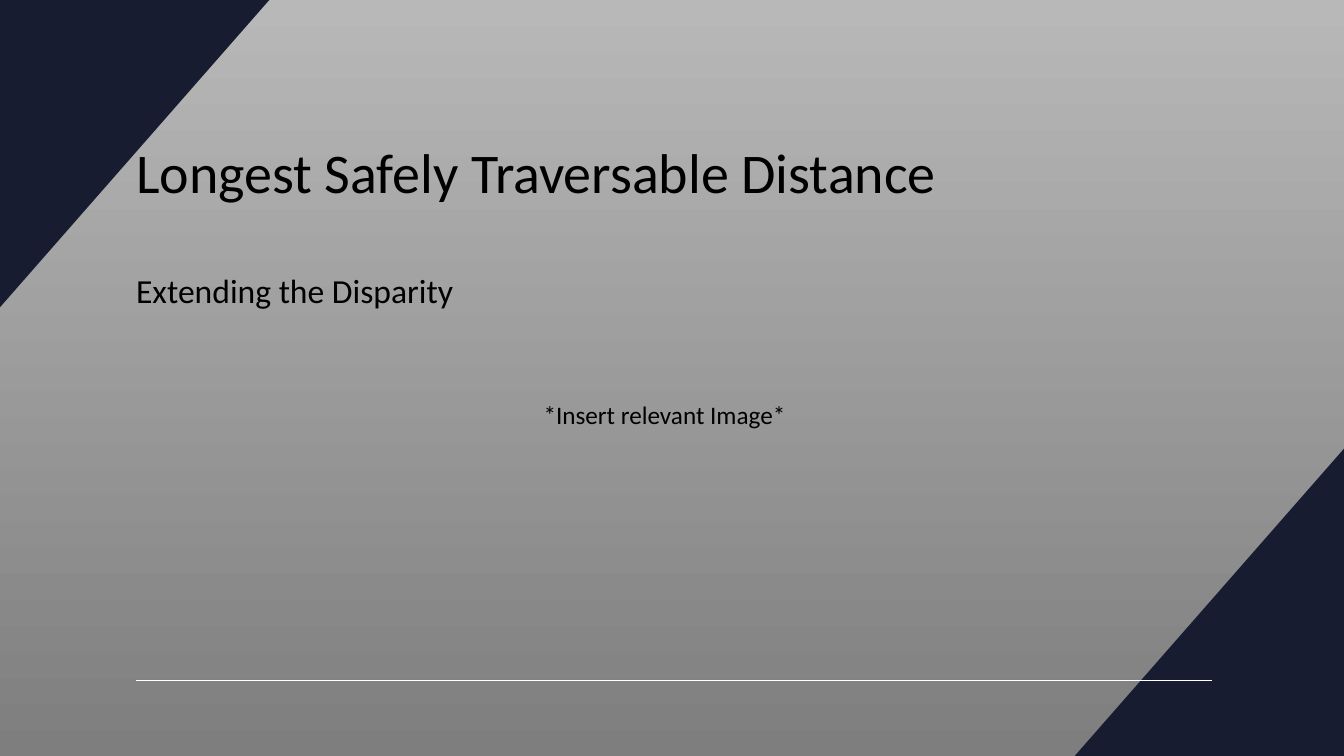
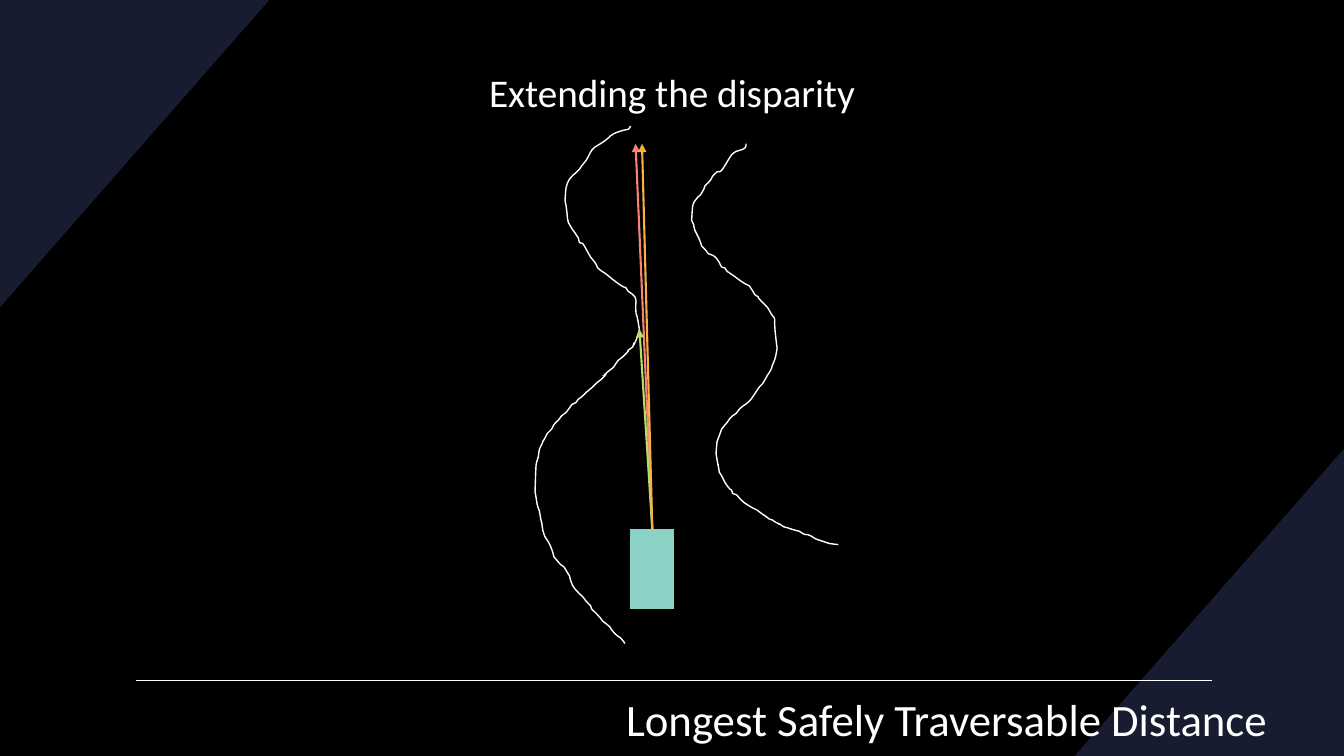
Before and after one commit to RacingAI/Reactive-Methods-Workshop, a slide deck: slide 23 of Disparity_Extender.pptx (slide 7 before the commit). Drawn at 1344x756 pixels with LibreOffice and Linux fonts; fonts in the diff are those of the drawing. Boxes give left, top, right and bottom in pixels: in the first picture for what was removed or moved away, otherwise in the second. Text is boxed around its words. In the diff, an @@ line names an element or a change of style, - is before the commit and + after.

```diff
--- a/Disparity_Extender.pptx
+++ b/Disparity_Extender.pptx
@@ background gradient #B9B9B9 to #7E7E7E to #000000 @@
@@ text "Extending the disparity" at (489, 79, 855, 114): vertical alignment top to middle @@
@@ text at (489, 79, 855, 114): text changed; size 24 to 28 pt; text colour #000000 to #FFFFFF @@
-Extending the Disparity
+Extending the disparity
@@ group added at (535, 126, 838, 643): 3 arrows, 2 freeform shapes, 1 rectangle @@
@@ text removed at (544, 406, 785, 429) @@
-*Insert relevant Image*
@@ title "Longest Safely Traversable Distance": place and size @@
-title "Longest Safely Traversable Distance" at (136, 146, 936, 203)
+title "Longest Safely Traversable Distance" at (626, 698, 1267, 747)
@@ title "Longest Safely Traversable Distance" at (626, 698, 1267, 747): size 40 to 32 pt, text colour #000000 to #FFFFFF @@
```
Also in this commit, not shown: 7 other slides changed, 23 slides added, 1 slide removed, 5 other files.
